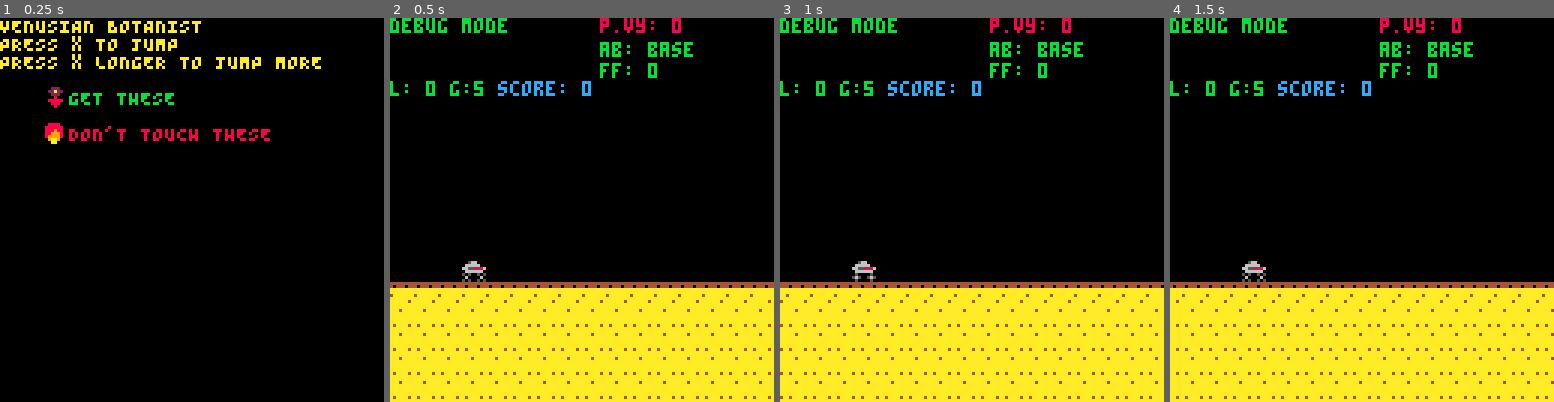
Above: before the commit, frames 1-4 (left to right).
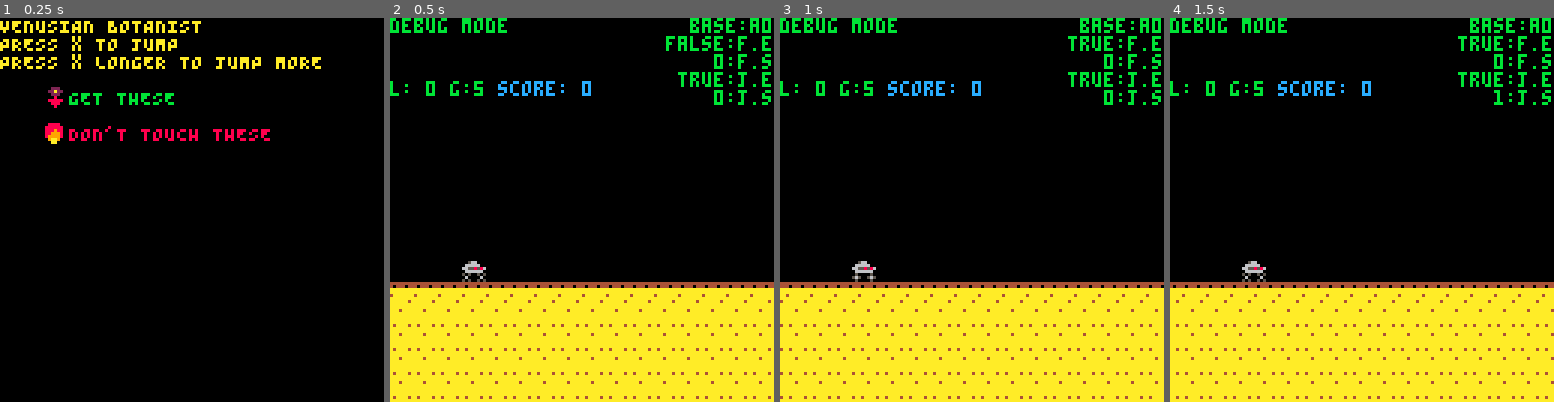
Above: after the commit, the same moments.

Repository: kitasuna/pico8-runner
Game: PICO-8 cartridge scroll.p8
The game is run twice, just before and just after one commit, with the same random seed, the same clock (stepped at 60 frames per second) and the same inputs.
Inputs:
- Up to frame 1 (0.25 s): no input
- Up to frame 2 (0.5 s): tap X (X key) at 0.33 s
- Up to frame 3 (1 s): tap O (Z key) at 0.7 s
- Up to frame 4 (1.5 s): tap X (X key) at 1.07 s

Frame 1 is identical in both runs. In frame 2, 2.4% of the frame differs, in the area x 54-100%, y 0-23%; in frame 3, 2.4%; in frame 4, 2.4%.

Commit message:
Abilities should push to stream rather than modifying own state

Diff:
--- a/player.lua
+++ b/player.lua
@@ -20,7 +20,7 @@
         plr.vel_y = 24
       end
 
-      fastfall.state += 1
+      add(st_ability, { type = 'NEXT_STATE', payload = 'fastfall' })
 
       return plr
     end
@@ -39,7 +39,9 @@
       local addlG = 1
       local v0 = -4.4
 
-      if(jump.state == 0) then jump.state = 1 end
+      if(jump.state == 0) then
+        add(st_ability, { type = 'NEXT_STATE', payload = 'jump' })
+      end
 
       if(plr.y == GROUND_Y) then
         plr.vel_y = v0
@@ -51,7 +53,7 @@
 
 
       if(plr.y >= GROUND_Y) then
-        jump.state = 0
+        add(st_ability, { type = 'RESET_STATE', payload = 'jump' })
       end
 
       -- Decelerate plr
--- a/scroll.p8
+++ b/scroll.p8
@@ -186,7 +186,6 @@
     current_player_abil = abil
     add(st_ability, { type = 'RESET_STATE', payload = abil.name})
     add(st_ability, { type = 'EXEC', payload = abil.name })
-    add(st_ability, { type = 'NEXT_STATE', payload = abil.name }) -- TODO: Eventually this will push an EXEC to st_ability, rather than to st_player
   end
 
   current_player_abil.f(player)
@@ -252,12 +251,14 @@
     end
     if(v.type == 'EXEC') then
       add(st_player, { type = 'EXEC', payload = abilities[v.payload] })
+      -- update collision here
     end
     if(v.type == 'NEXT_STATE') then
       abilities[v.payload].state += 1
     end
     if(v.type == 'RESET_STATE') then
       abilities[v.payload].state = 0
+      -- update collision here
     end
   end
   st_ability = {}
@@ -291,9 +292,8 @@
     -- print("ab: ", 88, 6, 12)
     -- print("FF", 112, 6, abilities.fastfall.enabled and CLR_GRN or CLR_RED)
     -- print("alive: "..tostr(player.alive), 44, 18, 11)
-    print("p.vy: "..player.vel_y, 70, 0, CLR_RED)
-    print("ab: "..current_player_abil.name, 70, 8, CLR_GRN)
-    print("ff: "..fastfall.state, 70, 15, CLR_GRN)
+    -- print("p.vy: "..player.vel_y, 70, 0, CLR_RED)
+    -- print("ff: "..fastfall.state, 70, 15, CLR_GRN)
     --print("gcd: "..global_cooldown, 36, 6, 11)
 
     -- Game state (score, level, etc)
@@ -302,6 +302,20 @@
     -- print("jumpst: "..jump.state, 0, 28, CLR_GRN)
     -- print("flwrs: "..len(game_state.flowers), 0, 28, CLR_GRN)
     -- print("m:km "..game_state.distance.meters..":"..game_state.distance.kilometers, 44, 6, CLR_GRN)
+
+    -- Abilities
+    local nexty = 0
+    local ab_msgs = {
+      current_player_abil.name..":a0",
+      tostr(abilities.fastfall.enabled)..":f.e",
+      tostr(abilities.fastfall.state)..":f.s",
+      tostr(abilities.jump.enabled)..":j.e",
+      tostr(abilities.jump.state)..":j.s"
+    }
+    foreach(ab_msgs, function(s)
+      print_rj(s, nexty, CLR_GRN)
+      nexty += 6
+      end)
   end
 
   foreach(game_state.flowers, sprite_draw)
